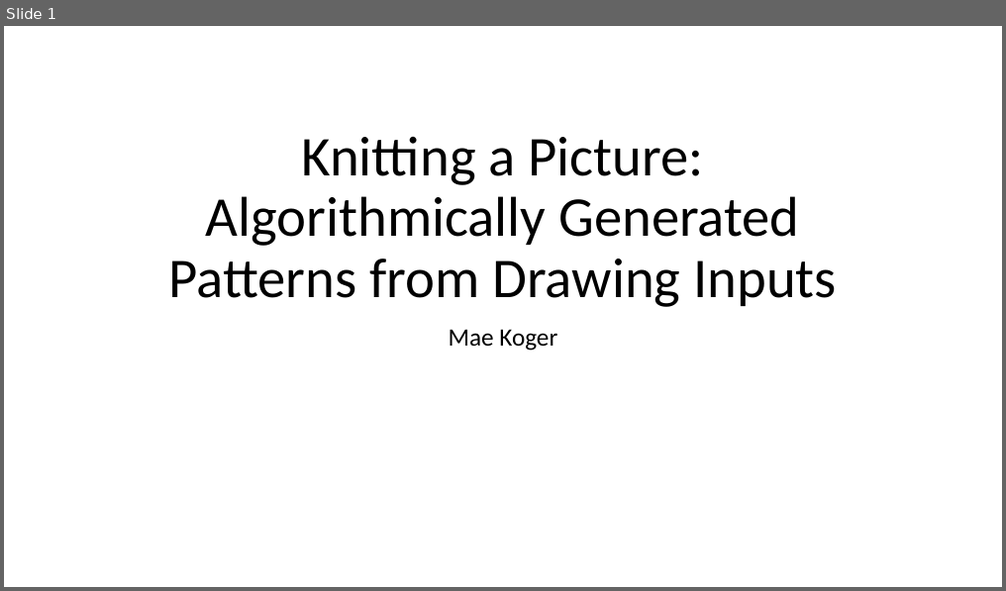
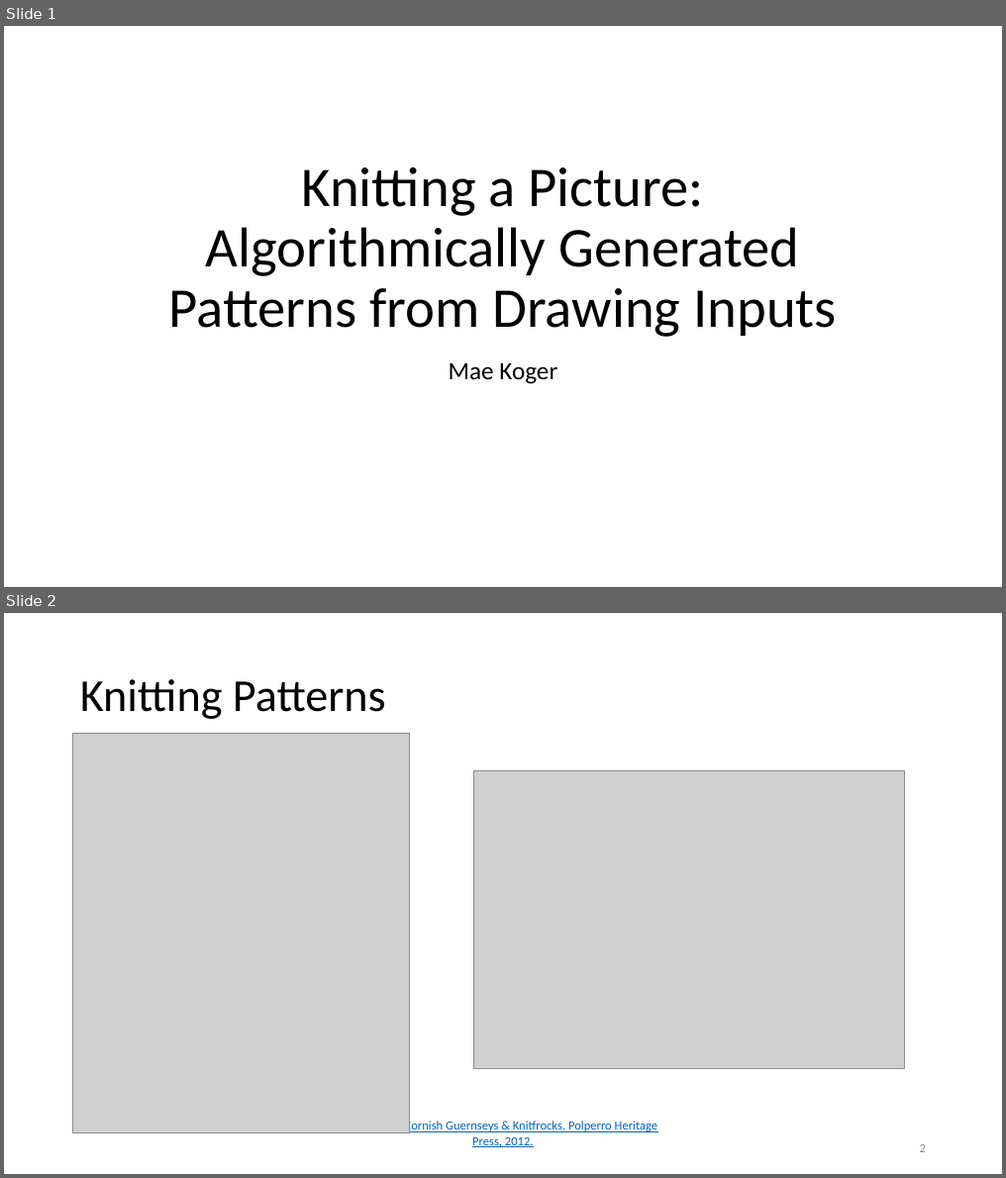
Before and after one commit to mkoger24/cs200finalproject, a slide deck: PresentationKnittingAlgorithm.pptx. Shown one above the other, each under a label of ours: slide 1 before the commit, slides 1 and 2 after it. The pictures are 1006x591 and 1006x1178 pixels, drawn with LibreOffice and Linux fonts; fonts in the diff are those of the drawing; grey boxes stand for pictures. Boxes give left, top, right and bottom in pixels: in the first picture for what was removed or moved away, otherwise in the second. Text is boxed around its words. In the diff, an @@ line names an element or a change of style, - is before the commit and + after.

```diff
--- a/PresentationKnittingAlgorithm.pptx
+++ b/PresentationKnittingAlgorithm.pptx
@@ slide 2 added at bbox=[4, 613, 1002, 1174], background #FFFFFF @@
@@ title added at bbox=[80, 679, 386, 719], 44 pt, text #000000 @@
+Knitting Patterns
@@ picture added at bbox=[73, 734, 410, 1134] @@
@@ picture added at bbox=[473, 770, 904, 1069] @@
@@ text added at bbox=[348, 1120, 658, 1148], 12 pt, text #0563C1, underline @@
+M. Wright. Cornish Guernseys & Knitfrocks. Polperro Heritage Press, 2012.
@@ page number added at bbox=[920, 1145, 926, 1153], 12 pt, text #8C8C8C @@
+2
@@ slide 1 changed as well @@
@@ title "Knitting a Picture: Algorithmically Generated ...": place and size @@
-title "Knitting a Picture: Algorithmically Generated ..." at bbox=[169, 137, 837, 307]
+title "Knitting a Picture: Algorithmically Generated ..." at bbox=[169, 168, 837, 337]
@@ subtitle "Mae Koger": place and size @@
-subtitle "Mae Koger" at bbox=[449, 329, 557, 351]
+subtitle "Mae Koger" at bbox=[449, 363, 557, 384]
```
Also in this commit, not shown: 10 other slides added, 2 other files.
